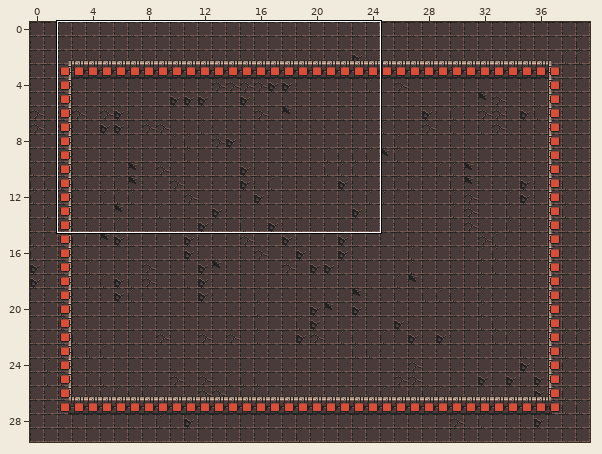
Two states of a Tiled map, src/pro/Alpha/media/Mapa_door.tmx. Above, an overview of the earlier version with the close-up marked.
Close-up. Old version:
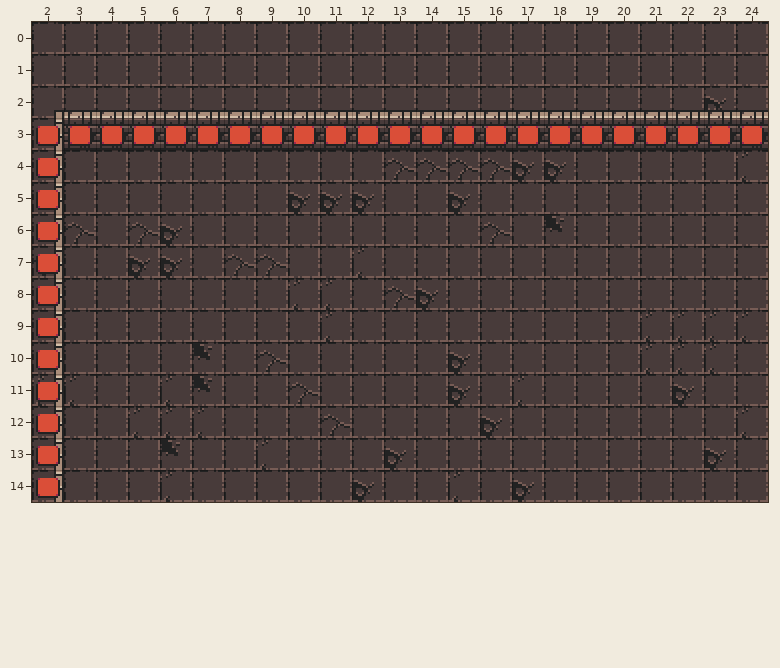
Cells are 16x16 px. Shown: x 2..24, y 0..14.
After the commit:
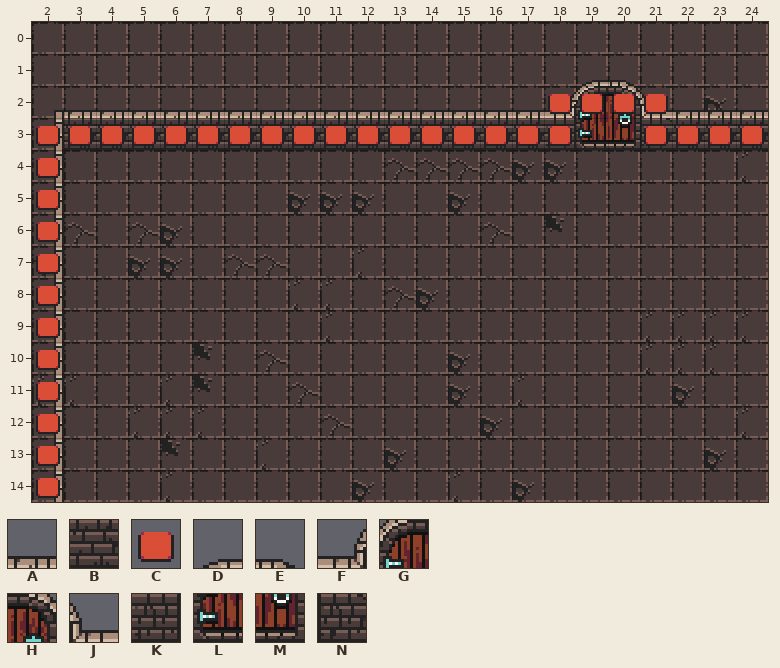
Key: from "0x72_DungeonTilesetII_v1.4": A 2, B 34, C 386, D 418, E 419, F 449, G 450, H 451, J 452, K 481, L 482, M 483, N 484.
_ is an empty cell, . an unchanged one.
From the commit log: change level on door hit
Changes in this commit:
--- layer "render/upper_walls"
@@ x 18..21 @@
- 1 .__.
- 2 AAAA
- 3 BBBB
+ 1 .DE.
+ 2 FGHJ
+ 3 KLMN
--- layer "collData/wall_coll"
@@ x 18..21 @@
- 2 ____
- 3 .CC.
+ 2 CCCC
+ 3 .__.
Changed places in both close-ups, as pixel boxes (x1, y1, x2, y2):
changed: (546, 80, 672, 148)
